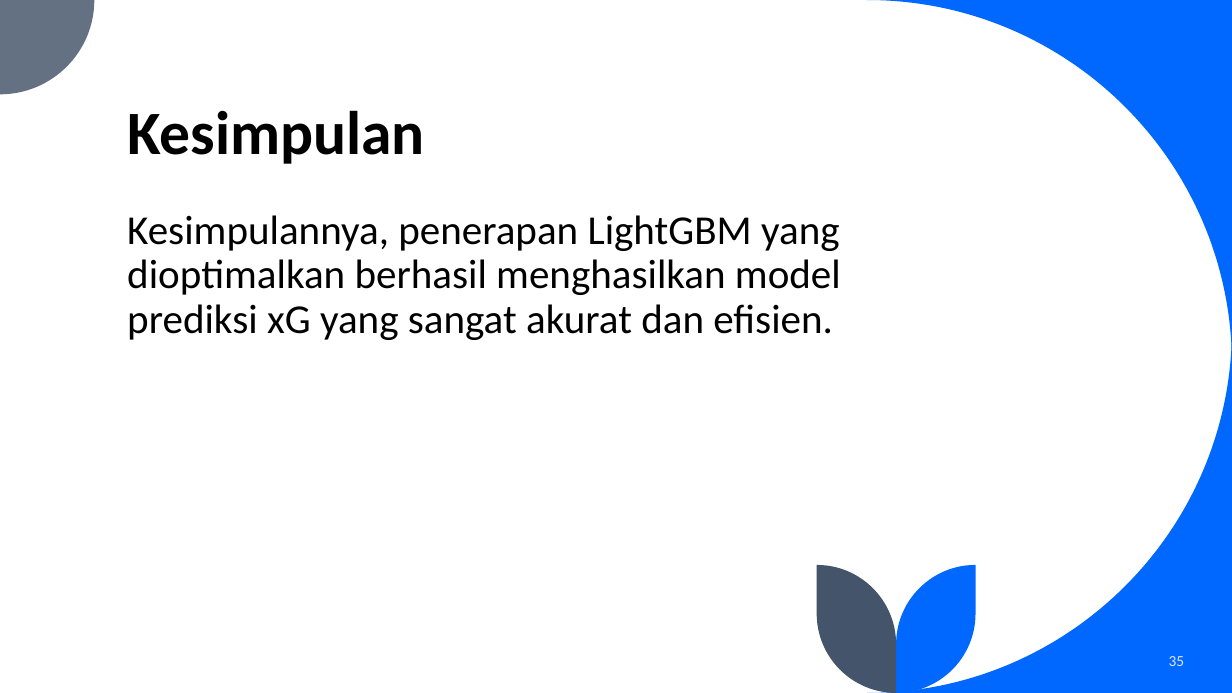
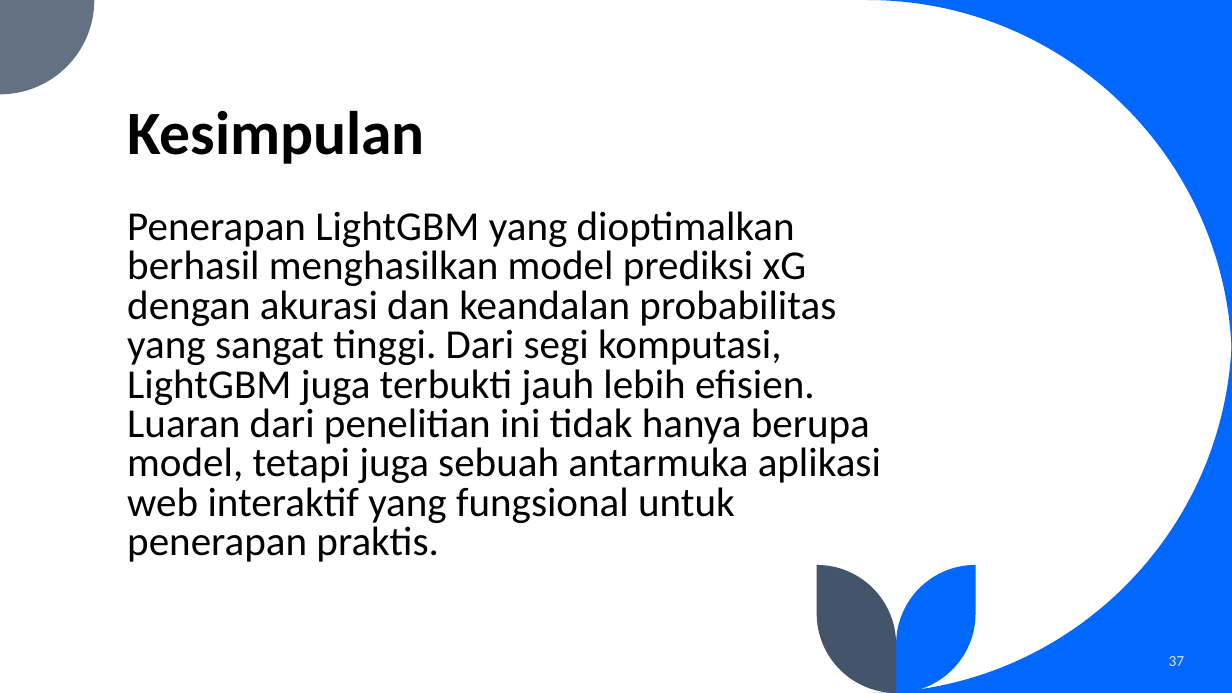
Before and after one commit to fadhilra101/skripsi, a slide deck: slide 37 of ppt/PPT SEMHAS.pptx (slide 35 before the commit). Drawn at 1232x693 pixels with LibreOffice and Linux fonts; fonts in the diff are those of the drawing. Boxes give left, top, right and bottom in pixels: in the first picture for what was removed or moved away, otherwise in the second. Text is boxed around its words. In the diff, an @@ line names an element or a change of style, - is before the commit and + after.

Commit message:
11sep

```diff
--- a/ppt/PPT SEMHAS.pptx
+++ b/ppt/PPT SEMHAS.pptx
@@ text at <box>127,211,881,562</box>: text changed @@
-Kesimpulannya, penerapan LightGBM yang dioptimalkan berhasil menghasilkan model prediksi xG yang sangat akurat dan efisien.
+Penerapan LightGBM yang dioptimalkan berhasil menghasilkan model prediksi xG dengan akurasi dan keandalan probabilitas yang sangat tinggi. Dari segi komputasi, LightGBM juga terbukti jauh lebih efisien. Luaran dari penelitian ini tidak hanya berupa model, tetapi juga sebuah antarmuka aplikasi web interaktif yang fungsional untuk penerapan praktis.
@@ page number at <box>1169,656,1185,666</box>: text changed @@
-35
+37
```
Also in this commit, not shown: 14 other slides changed, 1 slide added.
